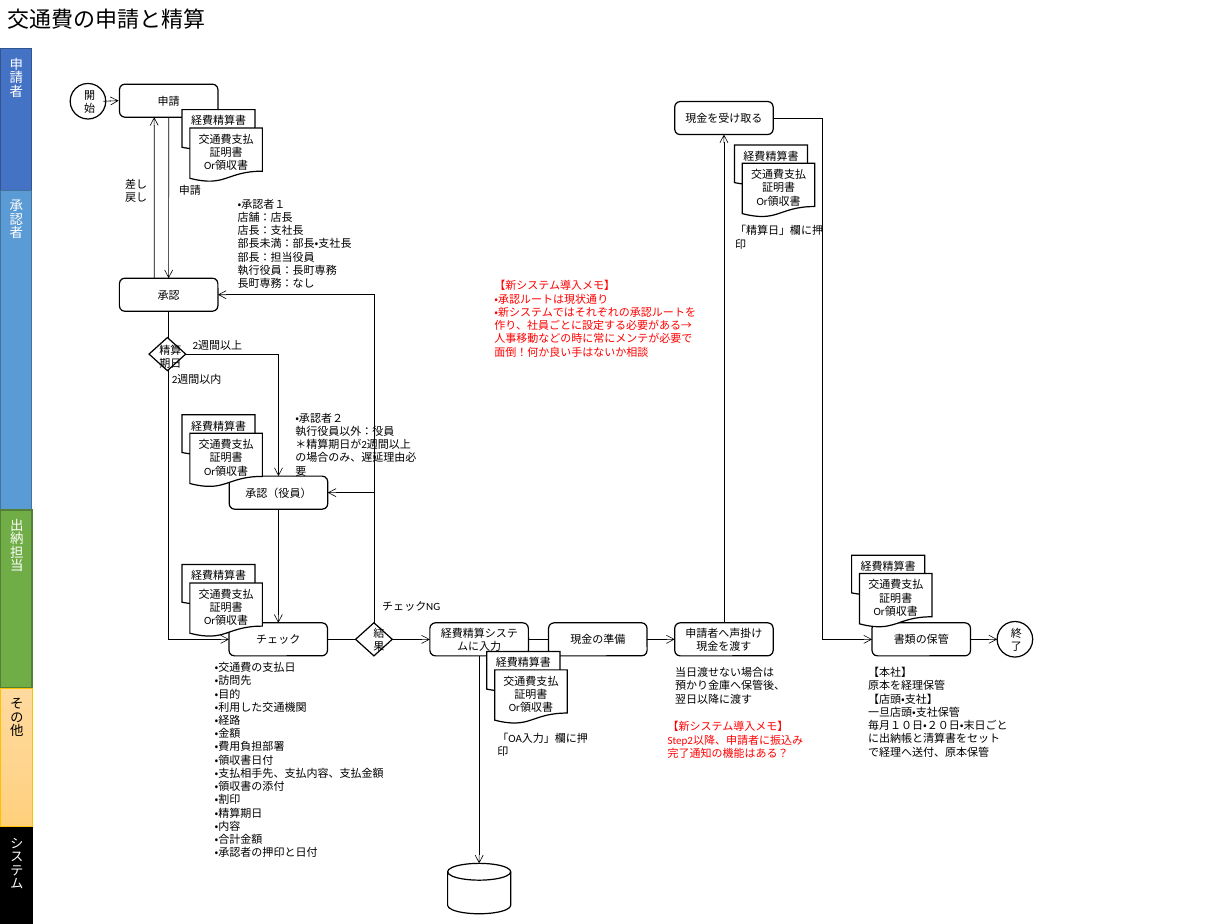
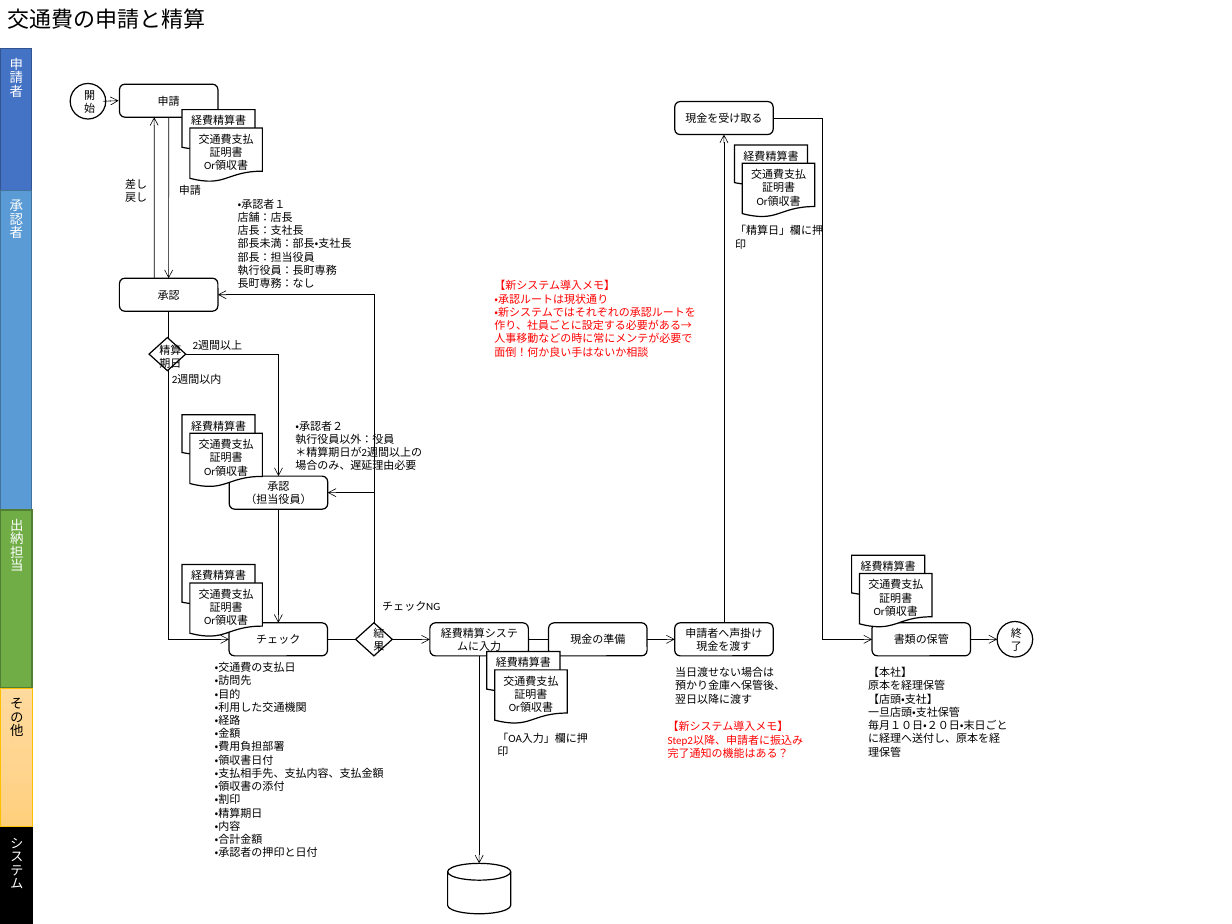
Before and after one commit to hide775533/vba_addin, a slide deck: slide 3 of xxx.pptx. Drawn at 1232x924 pixels with LibreOffice and Linux fonts; fonts in the diff are those of the drawing. Boxes give left, top, right and bottom in pixels: in the first picture for what was removed or moved away, otherwise in the second. Text is boxed around its words. In the diff, an @@ line names an element or a change of style, - is before the commit and + after.

```diff
--- a/xxx.pptx
+++ b/xxx.pptx
@@ text "・承認者２" rewrapped from <box>295,413,416,478</box> to <box>295,421,422,473</box> @@
@@ text in rounded rectangle at <box>245,481,311,504</box>: text changed @@
-承認（役員）
+承認
+（担当役員）
@@ text at <box>868,719,1007,757</box>: text changed @@
-毎月１０日・２０日・末日ごとに出納帳と清算書をセットで経理へ送付、原本保管
+毎月１０日・２０日・末日ごとに経理へ送付し、原本を経理保管
```
Also in this commit, not shown: 7 other slides changed, 2 slides added.
